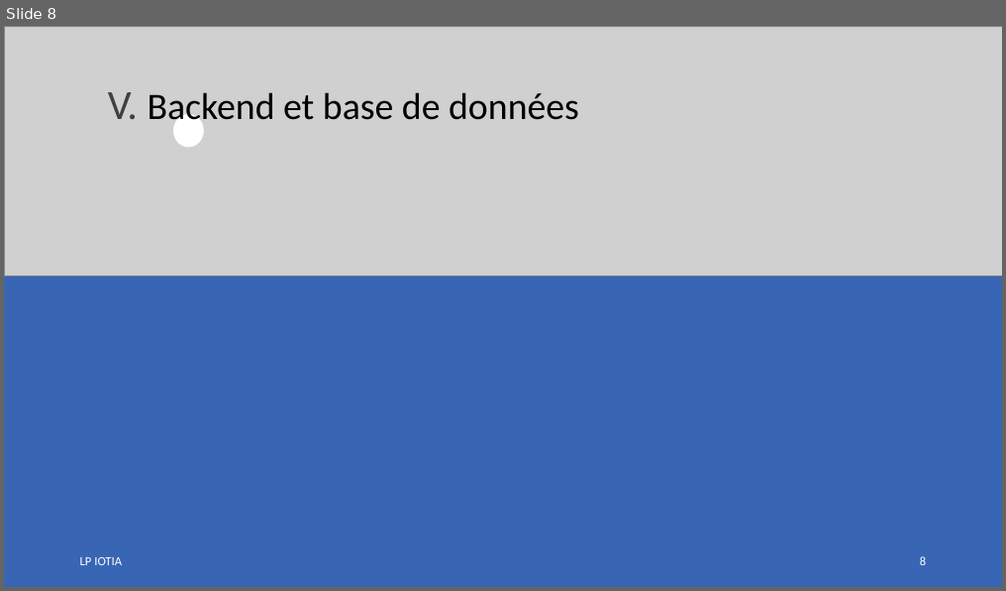
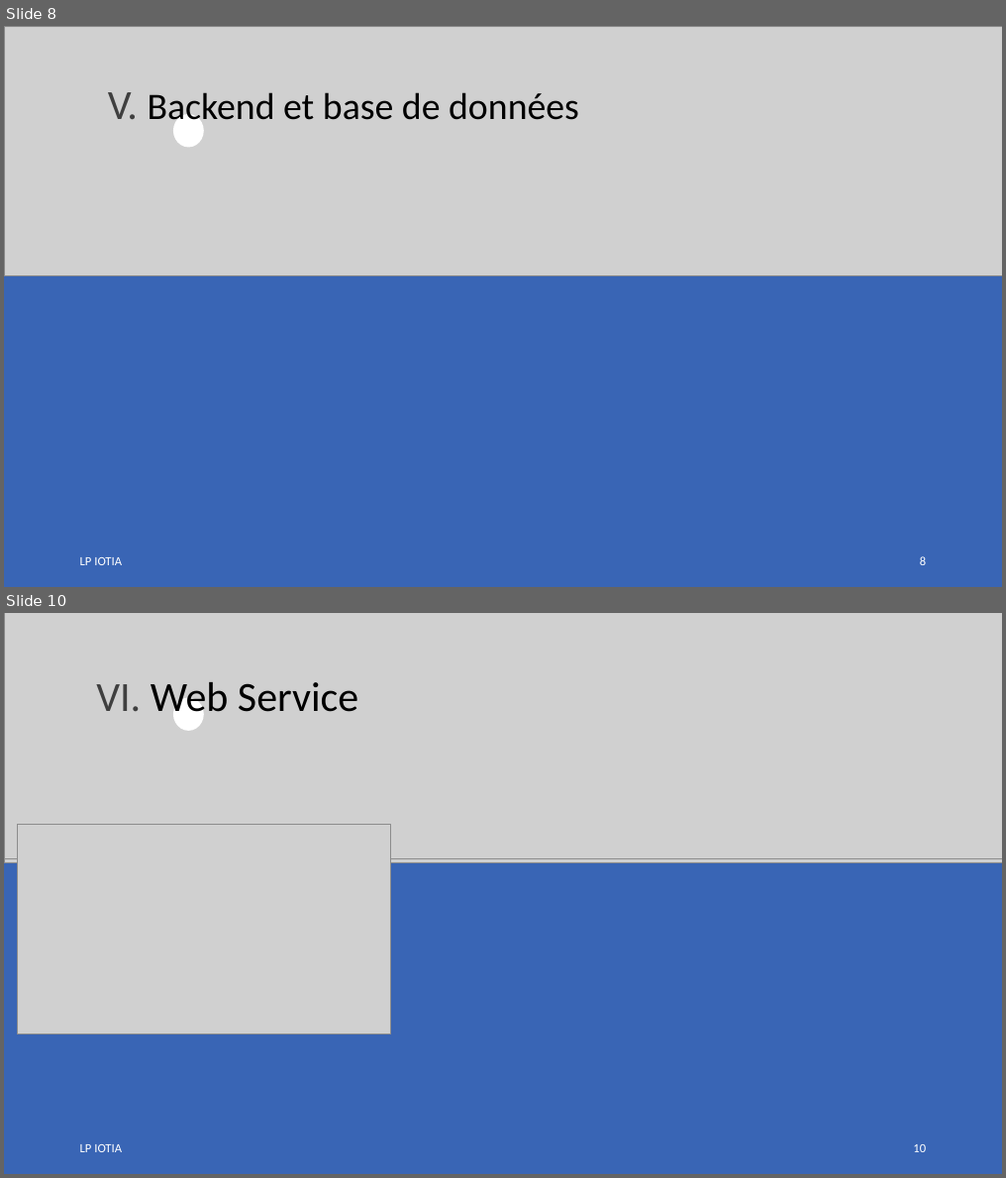
Before and after one commit to LENSAlex/ProjetIotia, a slide deck: Diapo_commun/PresentationCommune.pptx. Shown one above the other, each under a label of ours: slide 8 before the commit, slides 8 and 10 after it; the slides between them are not shown. The pictures are 1006x591 and 1006x1178 pixels, drawn with LibreOffice and Linux fonts; fonts in the diff are those of the drawing; grey boxes stand for pictures. Boxes give left, top, right and bottom in pixels: in the first picture for what was removed or moved away, otherwise in the second. Text is boxed around its words. In the diff, an @@ line names an element or a change of style, - is before the commit and + after.

```diff
--- a/Diapo_commun/PresentationCommune.pptx
+++ b/Diapo_commun/PresentationCommune.pptx
@@ slide 10 added at box(4, 613, 1002, 1174), background #000000 @@
@@ picture added at box(4, 613, 1002, 862) @@
@@ picture added at box(4, 613, 1002, 859) @@
@@ text added at box(96, 682, 358, 722), 40 pt, text #000000 @@
+VI. Web Service
@@ ellipse added at box(173, 697, 204, 731), fill #FFFFFF @@
@@ rectangle added at box(4, 725, 1002, 1174), fill #3965B5 @@
@@ picture added at box(17, 825, 390, 1035) @@
@@ text added at box(80, 1145, 122, 1153), 12 pt, text #FFFFFF @@
+LP IOTIA
@@ page number added at box(913, 1145, 926, 1153), 12 pt, text #FFFFFF @@
+10
```
Also in this commit, not shown: 1 slide changed.
